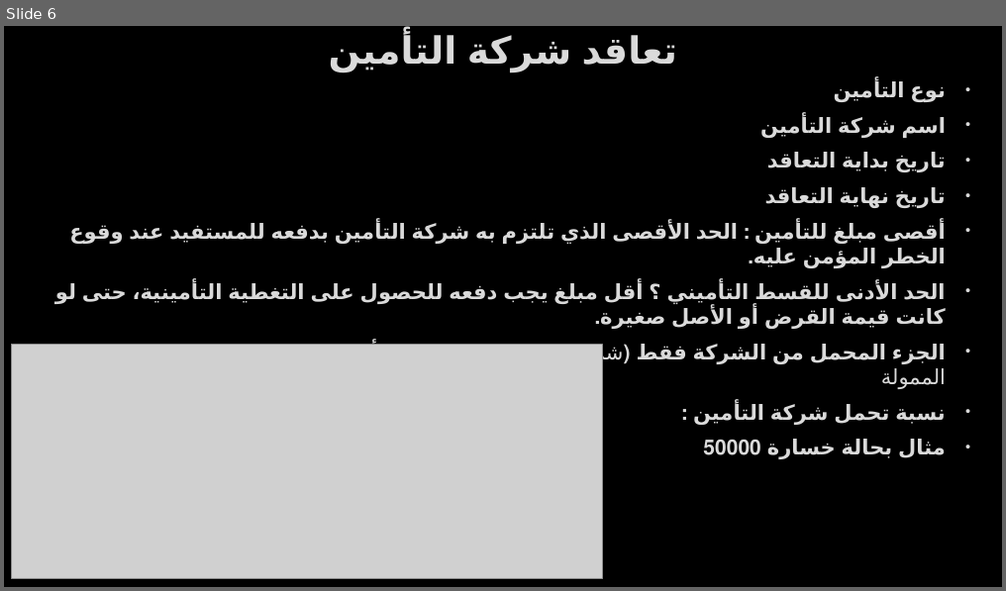
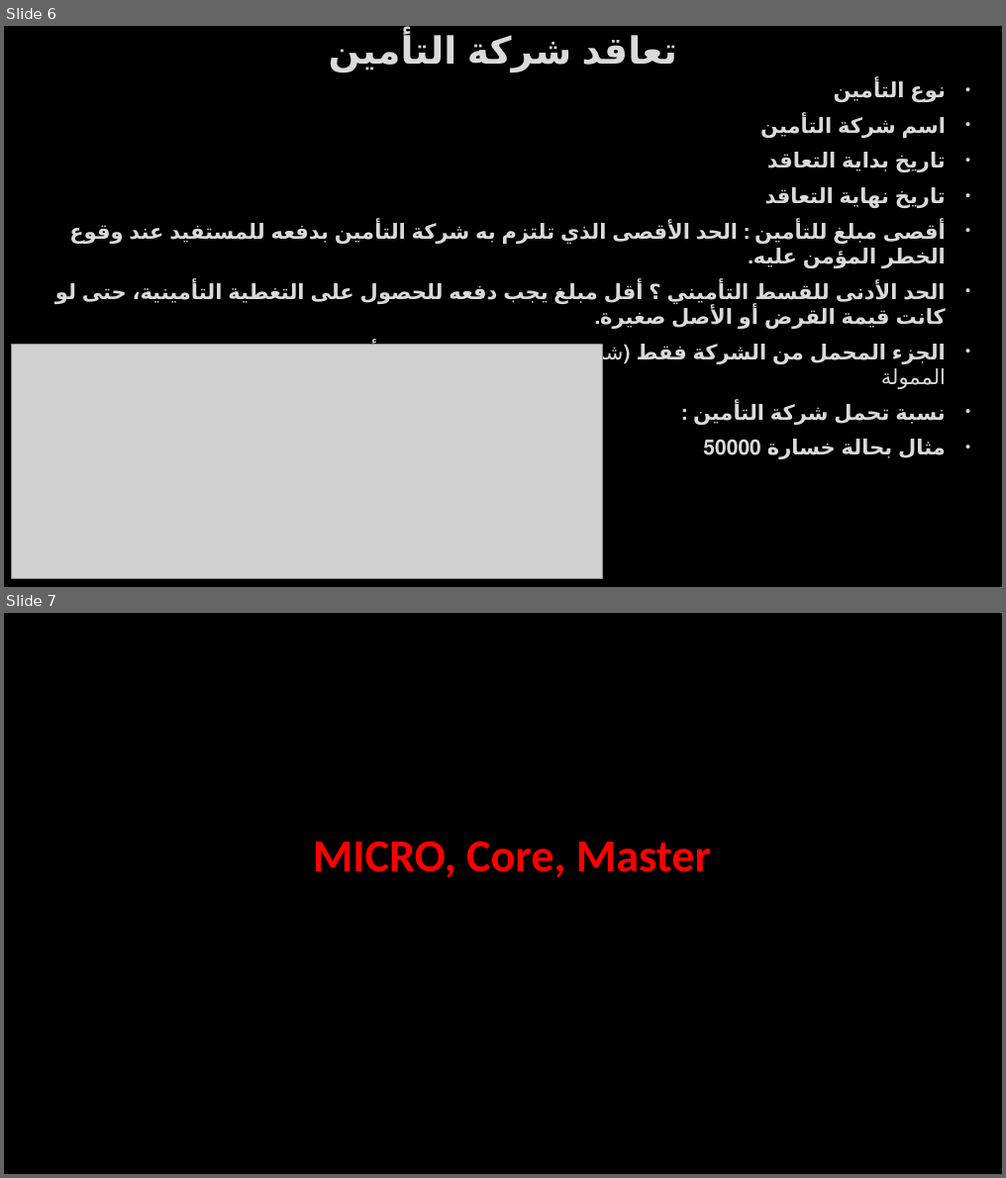
Before and after one commit to AhmedMohamedSamir1/Summary, a slide deck: Dot Net/Business.pptx. Shown one above the other, each under a label of ours: slide 6 before the commit, slides 6 and 7 after it. The pictures are 1006x591 and 1006x1178 pixels, drawn with LibreOffice and Linux fonts; fonts in the diff are those of the drawing; grey boxes stand for pictures; background and template pictures are left out. Boxes give left, top, right and bottom in pixels: in the first picture for what was removed or moved away, otherwise in the second. Text is boxed around its words. In the diff, an @@ line names an element or a change of style, - is before the commit and + after.

```diff
--- a/Dot Net/Business.pptx
+++ b/Dot Net/Business.pptx
@@ slide 7 added at bbox=[4, 613, 1002, 1174], background picture (left out) @@
@@ title added at bbox=[313, 841, 711, 877], 44 pt, text #FF0000, bold @@
+MICRO, Core, Master
```
Also in this commit, not shown: 8 other slides added, 1 slide removed, 1 other file.
